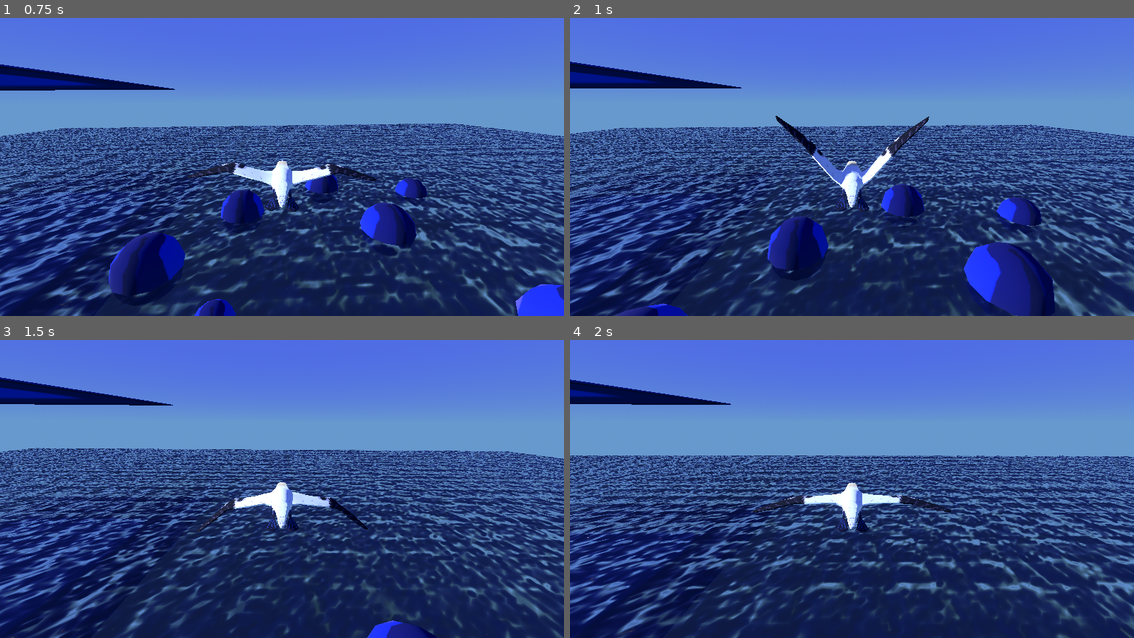
Above: before the commit, frames 1-4 (two rows, left to right).
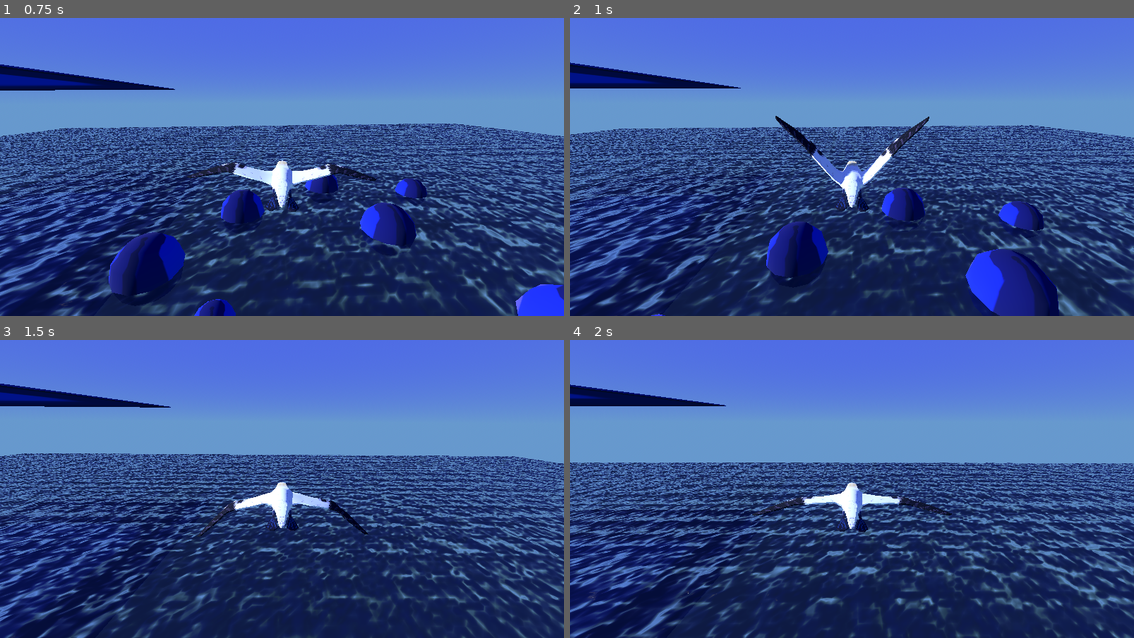
Above: after the commit, the same moments.

Repository: dreamfunicular/trianglegamejam26
Game: Godot game, scene res://BirdTestEnv.tscn
Same seed, same stepped clock (60 frames per second), same inputs: the game is played once before the commit and once after it. The project has no main scene, so this scene is started directly. The engine's default icon, where the game draws it, is replaced by a stand-in: a white triangle on a blue panel in a dark square.
Inputs (mouse positions are in pixels of both pictures, inside the frame that each line leads up to):
- Up to frame 1 (0.75 s): move the mouse to (310, 158) at 0.52 s; tap Space (Flap) at 0.6 s
- Up to frame 2 (1 s): tap Space (Flap) at 0.77 s
- Up to frame 3 (1.5 s): tap Space (Flap) at 1.07, 1.35 s; move the mouse to (253, 480) at 1.27 s
- Up to frame 4 (2 s): tap Space (Flap) at 1.52, 1.82 s

Frame 1 is identical in both runs. In frame 2, 30% of the frame differs, in the area x 0-100%, y 14-100%; in frame 3, 31%; in frame 4, 31%, in the area x 0-100%, y 13-100%.

Commit message:
fix double flap bug

Diff:
--- a/Objects/Player/player.gd
+++ b/Objects/Player/player.gd
@@ -212,7 +212,7 @@
 	velocity = velocity.slerp(desired_dir * velocity.length(), steer_weight)
 
 func check_flap() -> void:
-	if Input.is_action_just_pressed("Flap"):
+	if Input.is_action_just_pressed("Flap") && flap_time == -FLAP_COOLDOWN:
 		flap_time = FLAP_DUR
 		var playback = model.get_anim_tree().get(air_state_playback_path) as AnimationNodeStateMachinePlayback
 		playback.travel(FLAP_STATE_NAME)
